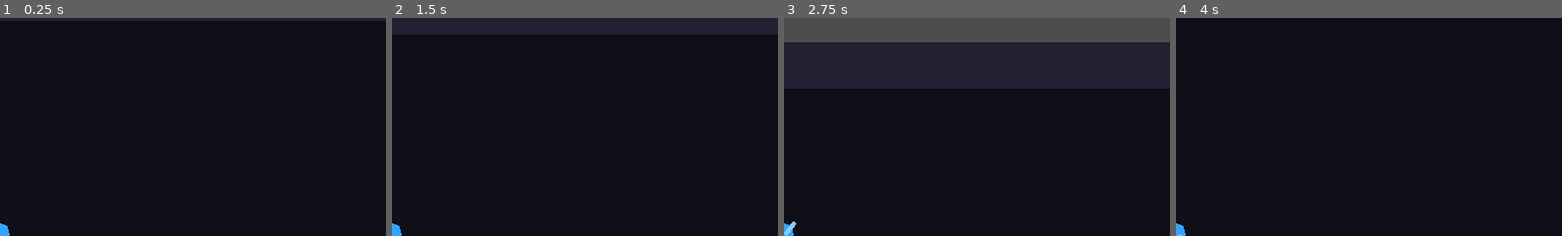
Above: before the commit, frames 1-4 (left to right).
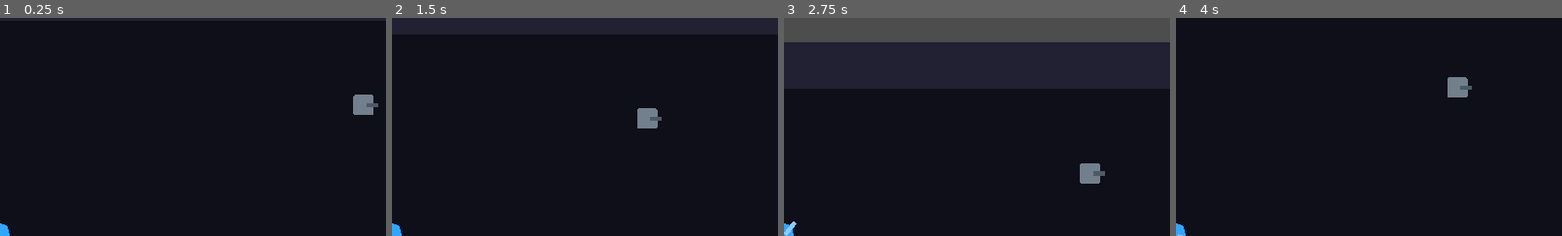
Above: after the commit, the same moments.

Repository: productzak/breach
Game: Godot game, scene res://scenes/rooms/TestRoom.tscn
Two runs of this game, one before a commit and one after it. Both use one fixed random seed, a clock stepped at 60 frames per second and the inputs below.
Inputs (mouse positions are % of the whole screen's width and height, from its top left):
- Up to frame 1 (0.25 s): no input
- Up to frame 2 (1.5 s): tap Enter at 0.5 s; move the mouse to (72, 45) at 0.52 s; click (72, 45) at 0.67 s; move the mouse to (30, 55) at 1.27 s; click (30, 55) at 1.42 s
- Up to frame 3 (2.75 s): move the mouse to (60, 28) at 2.02 s; click (60, 28) at 2.17 s
- Up to frame 4 (4 s): move the mouse to (45, 70) at 2.77 s; click (45, 70) at 2.92 s; move the mouse to (80, 65) at 3.52 s; click (80, 65) at 3.67 s
The pictures show only the part of the screen within x 50-100%, y 0-50%; the shares and areas given below are measured in that part.

The runs differ from the first frame. In frame 1, 0.5% of the frame differs, in the area x 91-98%, y 35-45%; in frame 2, 0.5%; in frame 3, 0.5%, in the area x 76-84%, y 66-76%; in frame 4, 0.5%.

Commit message:
feat: Security Bot enemy with ranged attack and explicit state machine
SecurityBot (80hp, 80spd) uses IDLE/CHASE/ATTACK states. Idles until player
enters 350px detection radius, chases via NavigationAgent2D, then stops and
shoots at 280px range. GunPivot tracks the player while attacking.

EnemyBullet reuses Bullet.gd with collision_mask=3 (world+player only) and
orange color to distinguish from player projectiles. Speed 380, damage 12.

Two SecurityBots spawn in TestRoom at different positions from the drones.

https://claude.ai/code/session_01TfB1JPdvDLWZci6HYXxxM2

Diff:
--- /dev/null
+++ b/scenes/enemies/SecurityBot.tscn
@@ -0,0 +1,44 @@
+[gd_scene load_steps=5 format=3 uid="uid://bsecbot000001"]
+
+[ext_resource type="Script" path="res://scripts/enemies/SecurityBot.gd" id="1_secbot"]
+[ext_resource type="PackedScene" uid="uid://benemybullet1" path="res://scenes/projectiles/EnemyBullet.tscn" id="2_bullet"]
+
+[sub_resource type="RectangleShape2D" id="RectShape_body"]
+size = Vector2(24, 24)
+
+[sub_resource type="CircleShape2D" id="CircleShape_detect"]
+radius = 350.0
+
+[node name="SecurityBot" type="CharacterBody2D"]
+collision_layer = 4
+collision_mask = 3
+script = ExtResource("1_secbot")
+bullet_scene = ExtResource("2_bullet")
+
+[node name="CollisionShape2D" type="CollisionShape2D" parent="."]
+shape = SubResource("RectShape_body")
+
+[node name="Visual" type="Polygon2D" parent="."]
+polygon = PackedVector2Array(-12, -14, 12, -14, 14, -12, 14, 12, 12, 14, -12, 14, -14, 12, -14, -12)
+color = Color(0.45, 0.5, 0.55, 1)
+
+[node name="GunPivot" type="Node2D" parent="."]
+
+[node name="GunBarrel" type="Polygon2D" parent="GunPivot"]
+polygon = PackedVector2Array(4, -3, 20, -3, 20, 3, 4, 3)
+color = Color(0.3, 0.35, 0.4, 1)
+
+[node name="NavigationAgent2D" type="NavigationAgent2D" parent="."]
+
+[node name="DetectionArea" type="Area2D" parent="."]
+collision_layer = 0
+collision_mask = 2
+
+[node name="DetectionShape" type="CollisionShape2D" parent="DetectionArea"]
+shape = SubResource("CircleShape_detect")
+
+[node name="ShootTimer" type="Timer" parent="."]
+one_shot = true
+
+[connection signal="body_entered" from="DetectionArea" to="." method="_on_detection_area_body_entered"]
+[connection signal="timeout" from="ShootTimer" to="." method="_on_shoot_timer_timeout"]
--- /dev/null
+++ b/scenes/projectiles/EnemyBullet.tscn
@@ -0,0 +1,20 @@
+[gd_scene load_steps=3 format=3 uid="uid://benemybullet1"]
+
+[ext_resource type="Script" path="res://scripts/projectiles/Bullet.gd" id="1_bullet"]
+
+[sub_resource type="RectangleShape2D" id="RectangleShape2D_1"]
+size = Vector2(10, 4)
+
+[node name="EnemyBullet" type="CharacterBody2D"]
+collision_layer = 8
+collision_mask = 3
+script = ExtResource("1_bullet")
+speed = 380.0
+damage = 12
+
+[node name="CollisionShape2D" type="CollisionShape2D" parent="."]
+shape = SubResource("RectangleShape2D_1")
+
+[node name="Visual" type="Polygon2D" parent="."]
+polygon = PackedVector2Array(-5, -2, 5, -2, 5, 2, -5, 2)
+color = Color(1, 0.45, 0.1, 1)
--- a/scenes/rooms/TestRoom.tscn
+++ b/scenes/rooms/TestRoom.tscn
@@ -1,15 +1,17 @@
-[gd_scene load_steps=6 format=3 uid="uid://btestroom001"]
+[gd_scene load_steps=7 format=3 uid="uid://btestroom001"]
 
 [ext_resource type="Script" path="res://scripts/rooms/TestRoom.gd" id="1_room"]
 [ext_resource type="PackedScene" uid="uid://bplayer00001" path="res://scenes/player/Player.tscn" id="2_player"]
 [ext_resource type="PackedScene" uid="uid://bdrone000001" path="res://scenes/enemies/Drone.tscn" id="3_drone"]
 [ext_resource type="PackedScene" uid="uid://bhud0000001" path="res://scenes/ui/HUD.tscn" id="4_hud"]
 [ext_resource type="PackedScene" uid="uid://bdeath000001" path="res://scenes/ui/DeathScreen.tscn" id="5_death"]
+[ext_resource type="PackedScene" uid="uid://bsecbot000001" path="res://scenes/enemies/SecurityBot.tscn" id="6_secbot"]
 
 [node name="TestRoom" type="Node2D"]
 script = ExtResource("1_room")
 player_scene = ExtResource("2_player")
 drone_scene = ExtResource("3_drone")
+security_bot_scene = ExtResource("6_secbot")
 
 [node name="NavigationRegion2D" type="NavigationRegion2D" parent="."]
 
--- /dev/null
+++ b/scripts/enemies/SecurityBot.gd
@@ -0,0 +1,94 @@
+extends CharacterBody2D
+
+enum State { IDLE, CHASE, ATTACK }
+
+@export var move_speed: float = 80.0
+@export var health: int = 80
+@export var detection_radius: float = 350.0
+@export var attack_range: float = 280.0
+@export var shoot_rate: float = 1.8
+@export var bullet_damage: int = 12
+@export var bullet_scene: PackedScene
+
+@onready var nav_agent: NavigationAgent2D = $NavigationAgent2D
+@onready var shoot_timer: Timer = $ShootTimer
+@onready var gun_pivot: Node2D = $GunPivot
+
+var state: State = State.IDLE
+var player: Node2D = null
+
+func _ready() -> void:
+	add_to_group("enemies")
+	nav_agent.path_desired_distance = 4.0
+	nav_agent.target_desired_distance = 4.0
+	shoot_timer.wait_time = shoot_rate
+	shoot_timer.one_shot = true
+
+func _on_detection_area_body_entered(body: Node2D) -> void:
+	if body.is_in_group("player"):
+		player = body
+		state = State.CHASE
+
+func _physics_process(_delta: float) -> void:
+	if not is_instance_valid(player):
+		player = null
+		state = State.IDLE
+
+	match state:
+		State.IDLE:
+			_scan_for_player()
+			velocity = Vector2.ZERO
+		State.CHASE:
+			_do_chase()
+		State.ATTACK:
+			_do_attack()
+
+	move_and_slide()
+
+func _scan_for_player() -> void:
+	for p in get_tree().get_nodes_in_group("player"):
+		if global_position.distance_to(p.global_position) <= detection_radius:
+			player = p
+			state = State.CHASE
+			break
+
+func _do_chase() -> void:
+	var dist := global_position.distance_to(player.global_position)
+	if dist <= attack_range:
+		velocity = Vector2.ZERO
+		state = State.ATTACK
+		return
+	nav_agent.target_position = player.global_position
+	if not nav_agent.is_navigation_finished():
+		velocity = (nav_agent.get_next_path_position() - global_position).normalized() * move_speed
+	else:
+		velocity = Vector2.ZERO
+
+func _do_attack() -> void:
+	var dist := global_position.distance_to(player.global_position)
+	if dist > attack_range:
+		state = State.CHASE
+		return
+	velocity = Vector2.ZERO
+	gun_pivot.look_at(player.global_position)
+	if shoot_timer.is_stopped():
+		shoot_timer.start()
+
+func _on_shoot_timer_timeout() -> void:
+	if state != State.ATTACK or not is_instance_valid(player):
+		return
+	_shoot()
+	shoot_timer.start()
+
+func _shoot() -> void:
+	if bullet_scene == null:
+		return
+	var bullet := bullet_scene.instantiate()
+	get_tree().current_scene.add_child(bullet)
+	bullet.global_position = global_position
+	bullet.direction = (player.global_position - global_position).normalized()
+
+func take_damage(amount: int) -> void:
+	health -= amount
+	if health <= 0:
+		queue_free()
--- a/scripts/rooms/TestRoom.gd
+++ b/scripts/rooms/TestRoom.gd
@@ -2,6 +2,7 @@
 
 @export var player_scene: PackedScene
 @export var drone_scene: PackedScene
+@export var security_bot_scene: PackedScene
 
 const ROOM_W := 1280
 const ROOM_H := 720
@@ -79,3 +80,9 @@
 			var d := drone_scene.instantiate()
 			d.position = pos
 			add_child(d)
+
+	if security_bot_scene:
+		for pos: Vector2 in [Vector2(700, 180), Vector2(1100, 560)]:
+			var b := security_bot_scene.instantiate()
+			b.position = pos
+			add_child(b)
